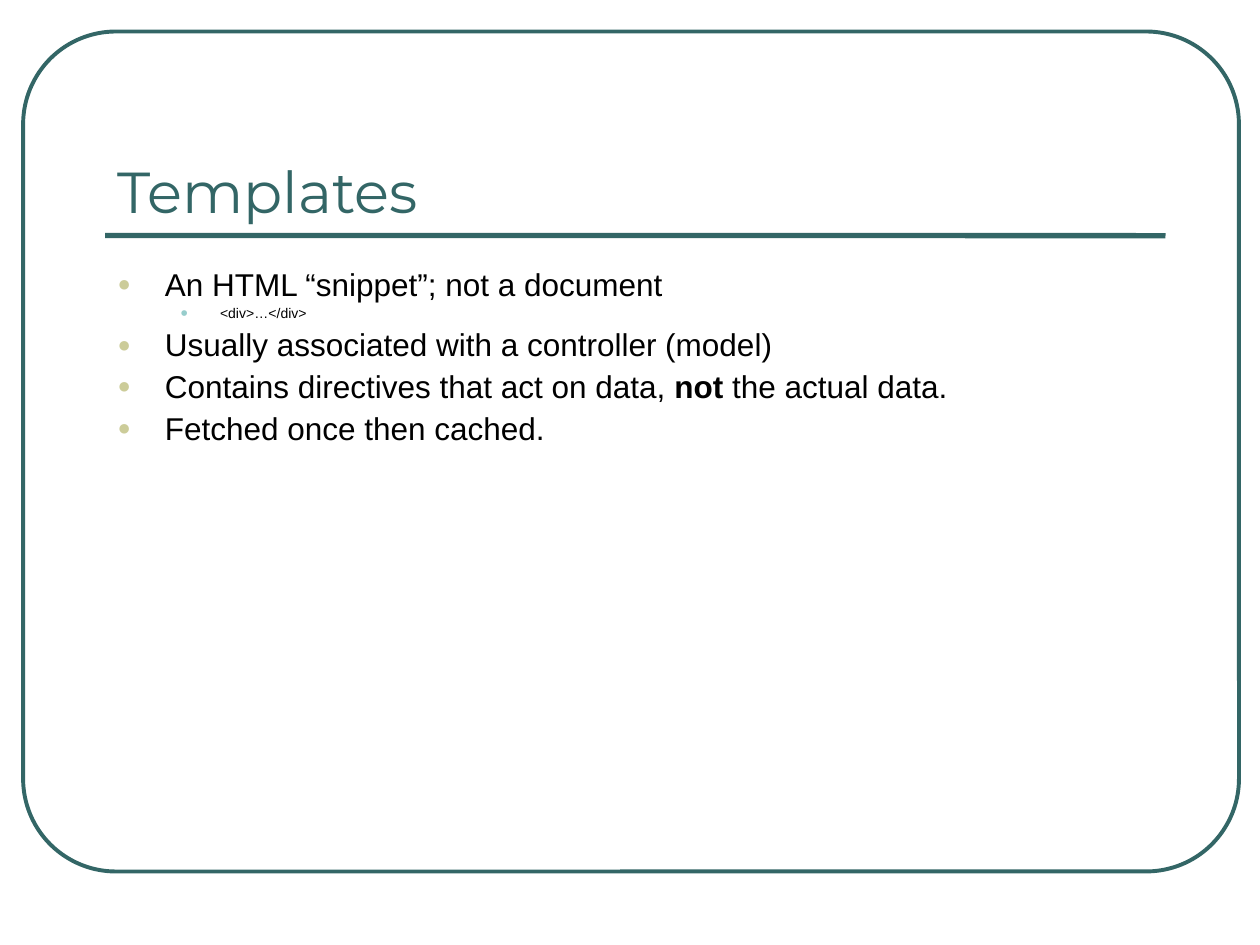
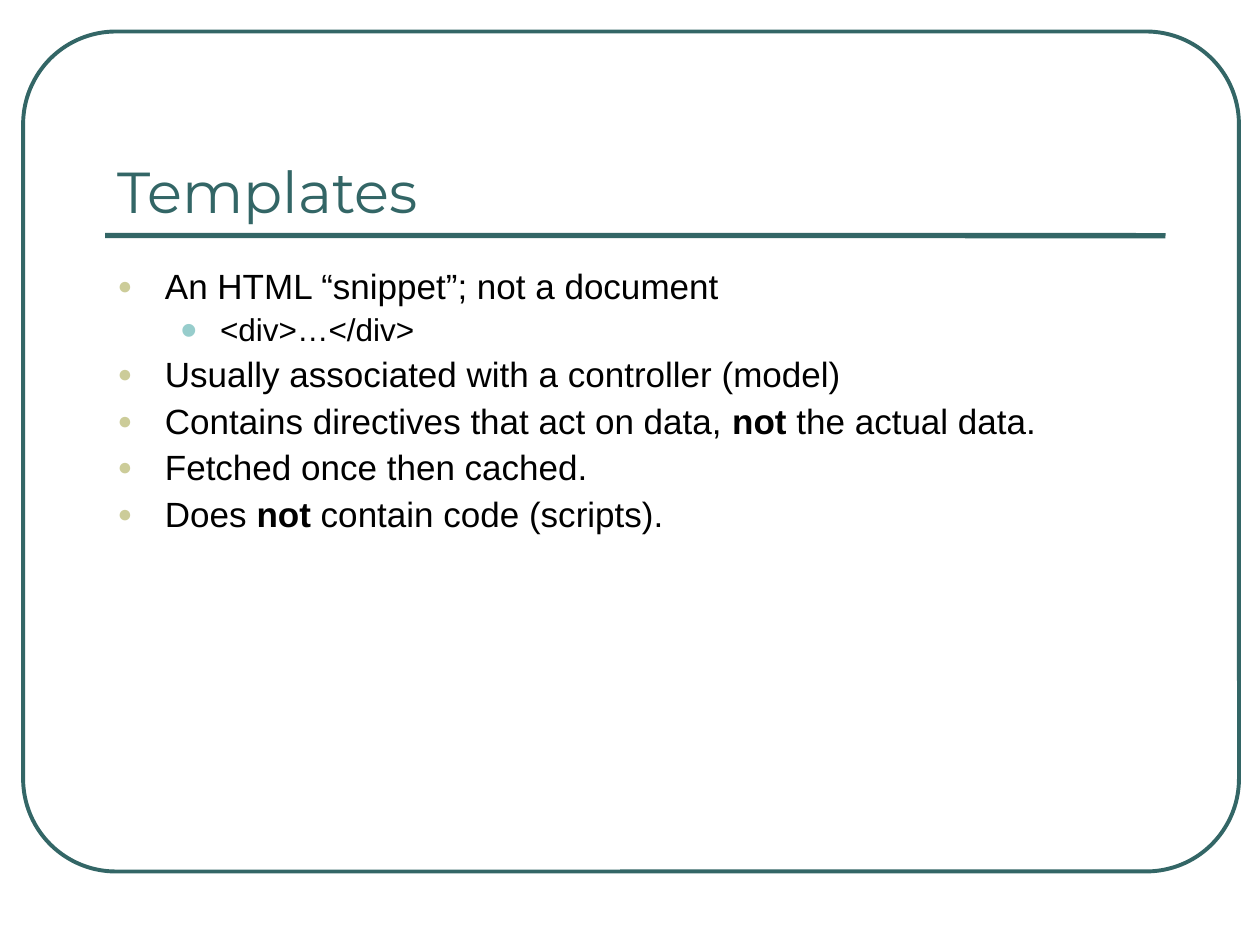
Before and after one commit to ng-al/AngularIntroApp, a slide deck: slide 18 of AngularJS Intro.ppt. Drawn at 1260x945 pixels with LibreOffice and Linux fonts; fonts in the diff are those of the drawing. Boxes give left, top, right and bottom in pixels: in the first picture for what was removed or moved away, otherwise in the second. Text is boxed around its words. In the diff, an @@ line names an element or a change of style, - is before the commit and + after.

Commit message:
Added documentation links, added test slides

```diff
--- a/AngularJS Intro.ppt
+++ b/AngularJS Intro.ppt
@@ text at bbox=[165, 273, 1036, 481]: size 18 to 20 pt in "An HTML “snippet”; not a document", "Usually associated with a controller (model)", "Contains directives that act on data, not ...", "Fetched once then cached."; size 8 to 18 pt in "<div>…</div>"; more space between paragraphs @@
@@ text at bbox=[165, 501, 663, 533]: paragraph added @@
+● Does not contain code (scripts).
```
Also in this commit, not shown: 16 other slides changed, 4 slides added, 1 other file.
